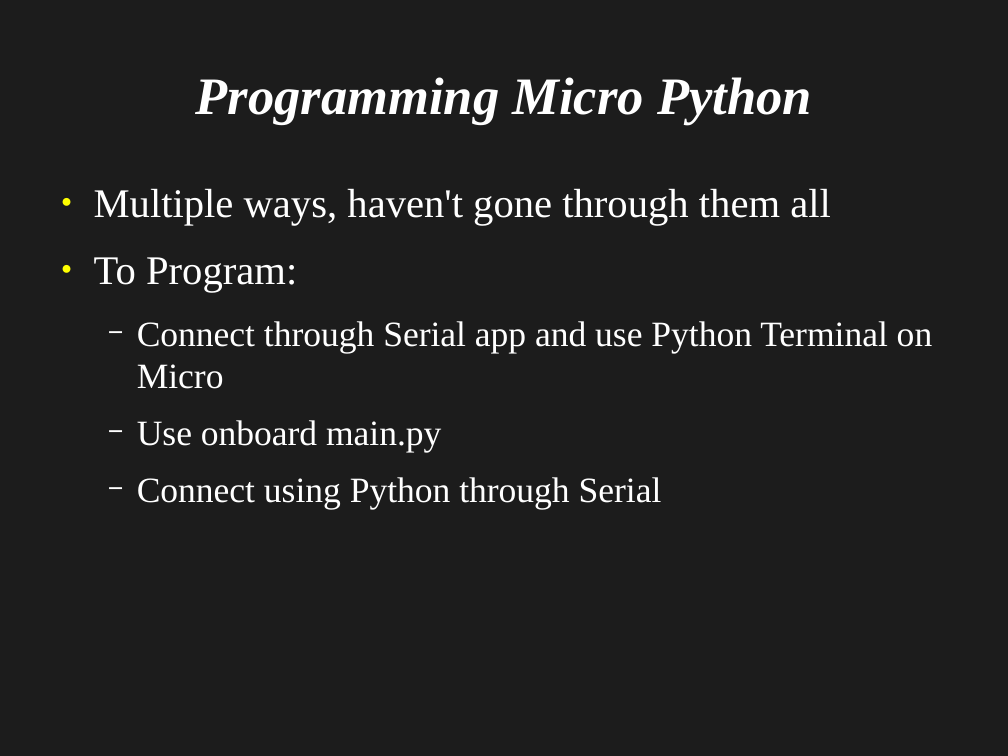
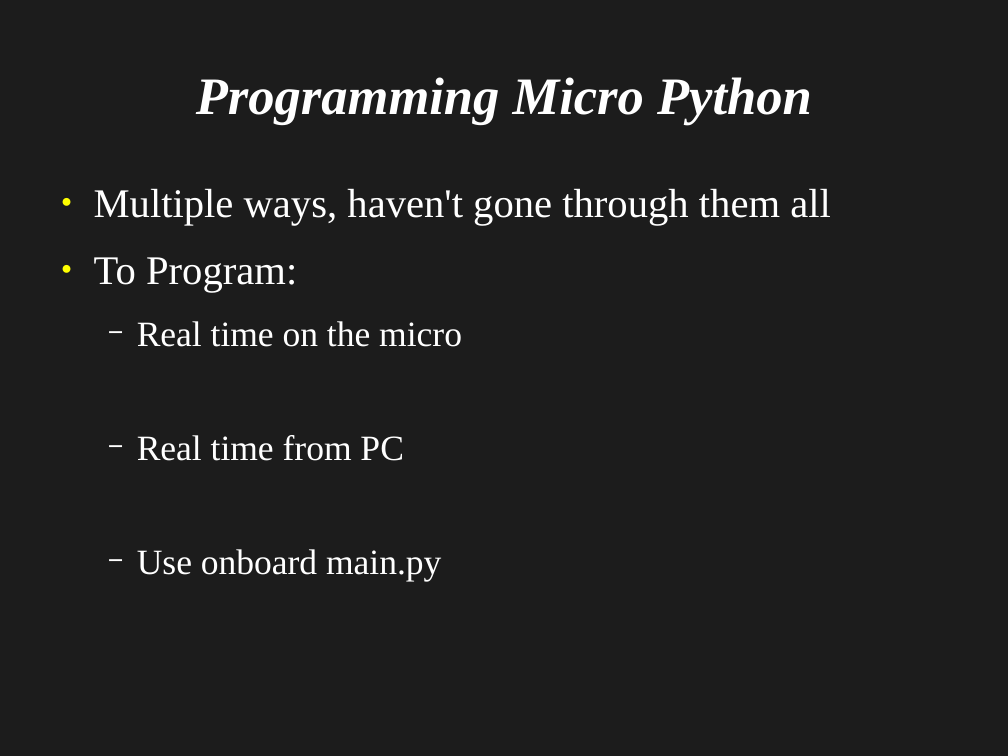
Before and after one commit to mfarhan12/micro-python, a slide deck: slide 7 of Introduction to Micro Python.odp. Drawn at 1008x756 pixels with LibreOffice and Linux fonts; fonts in the diff are those of the drawing. Boxes give left, top, right and bottom in pixels: in the first picture for what was removed or moved away, otherwise in the second. Text is boxed around its words. In the diff, an @@ line names an element or a change of style, - is before the commit and + after.

```diff
--- a/Introduction to Micro Python.odp
+++ b/Introduction to Micro Python.odp
@@ text at <box>137,321,462,461</box>: text changed @@
-  − Connect through Serial app and use Python Terminal on Micro
+  − Real time on the micro
+  − Real time from PC
@@ text at <box>137,477,662,509</box>: paragraph removed @@
-  − Connect using Python through Serial
```
Also in this commit, not shown: 1 other slide changed, 6 slides added, 2 other files.
